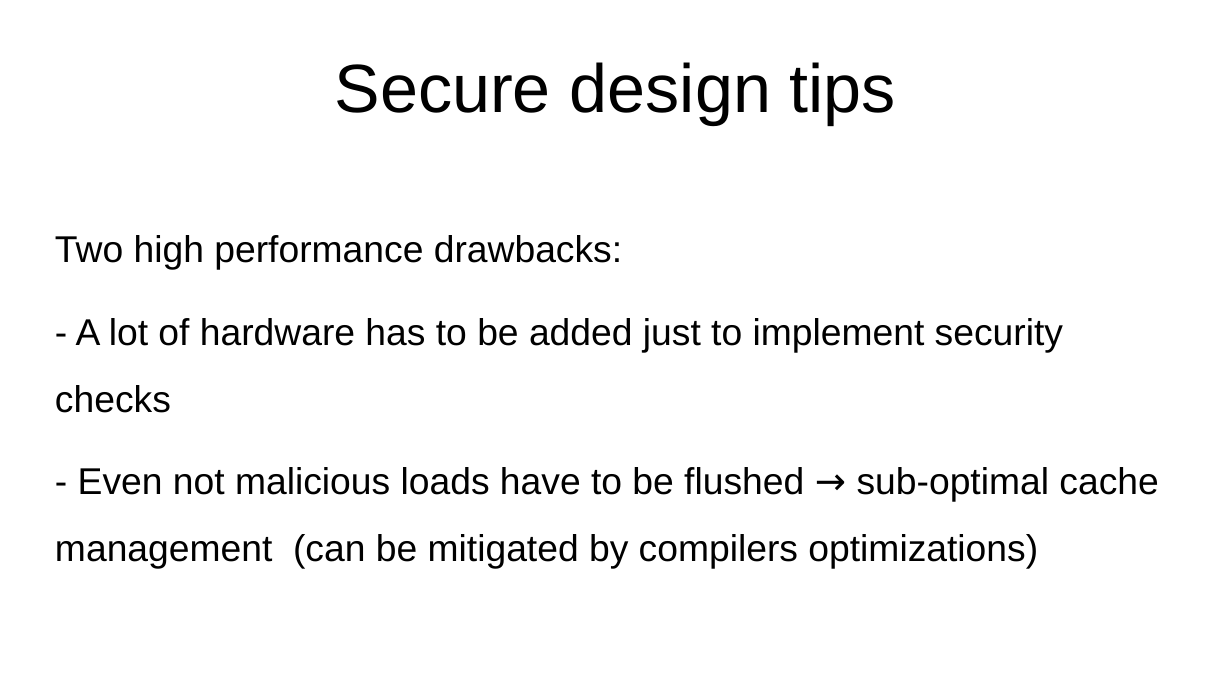
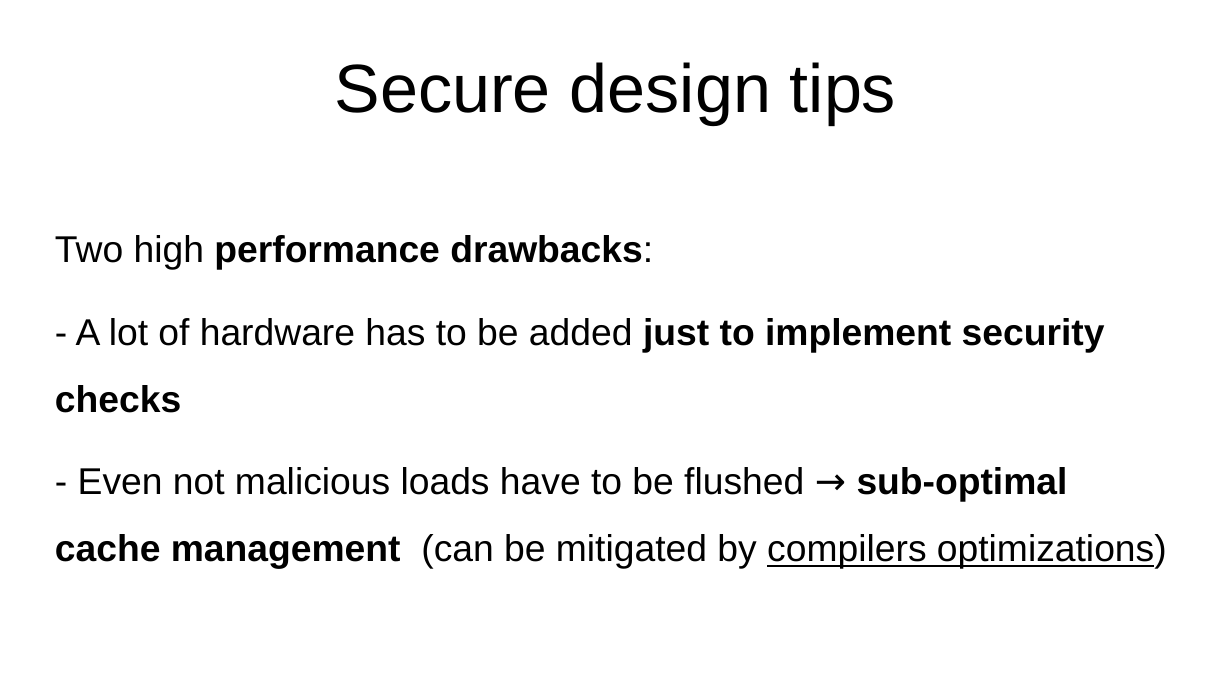
Before and after one commit to Rijndael99/hw_vulnerabilities, a slide deck: slide 18 of presentation1.pptx. Drawn at 1232x693 pixels with LibreOffice and Linux fonts; fonts in the diff are those of the drawing. Boxes give left, top, right and bottom in pixels: in the first picture for what was removed or moved away, otherwise in the second. Text is boxed around its words. In the diff, an @@ line names an element or a change of style, - is before the commit and + after.

```diff
--- a/presentation1.pptx
+++ b/presentation1.pptx
@@ text "Two high performance drawbacks:" at <box>55,235,1167,569</box>: bold on in "performance drawbacks:", "just to implement security checks", "sub-optimal cache management"; underline on in "compilers optimizations)" @@
```
Also in this commit, not shown: 7 other slides changed.
